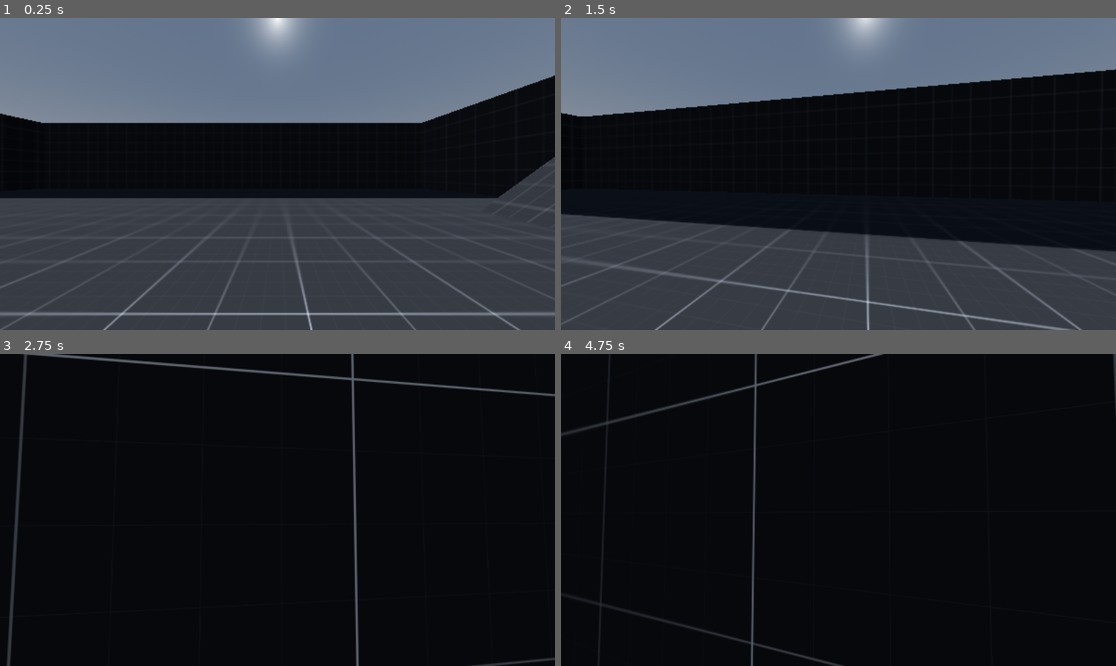
Above: before the commit, frames 1-4 (two rows, left to right).
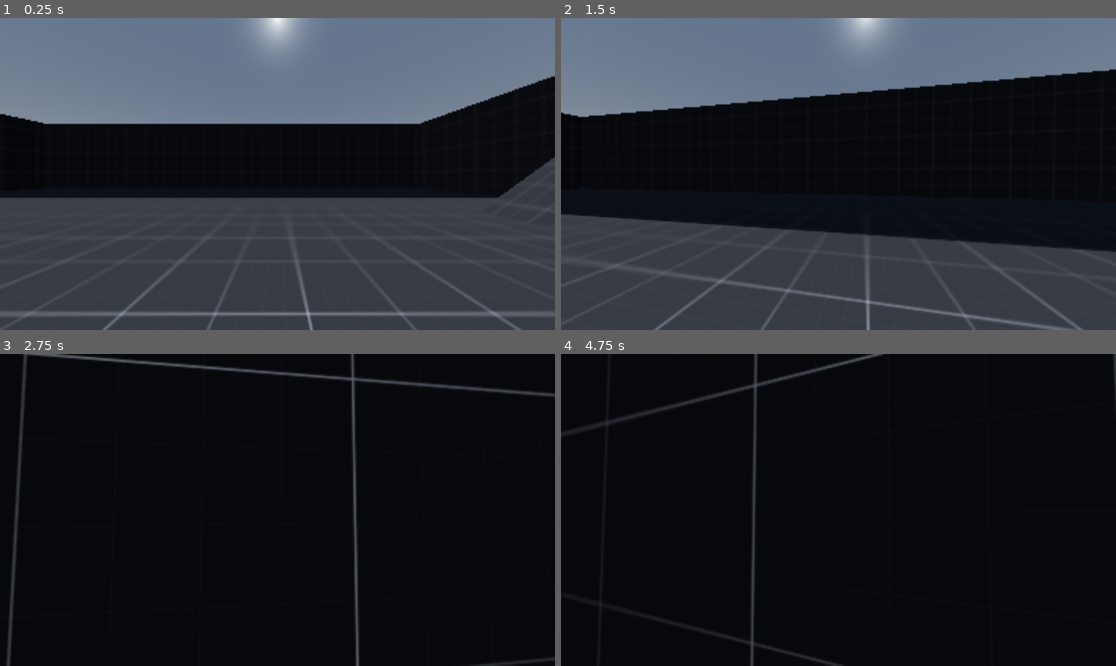
Above: after the commit, the same moments.

Repository: TuxTheAstronaut/Godot4-Quake-Controller
Game: Godot game, scene res://Level/Level.tscn
The game is run twice, just before and just after one commit, with the same random seed, the same clock (stepped at 60 frames per second) and the same inputs.
Inputs (mouse positions are in pixels of both pictures, inside the frame that each line leads up to):
- Up to frame 1 (0.25 s): no input
- Up to frame 2 (1.5 s): tap Enter at 0.5 s; move the mouse to (866, 174) at 0.52 s; hold Space (jump) 0.53-1.28 s; hold W (forward) from 0.53 s (still down); move the mouse to (810, 174) at 1.27 s; tap C (crouch) at 1.35 s
- Up to frame 3 (2.75 s): keep holding W (forward); tap Space (jump) at 1.52, 1.55, 1.82 s; move the mouse to (288, 503) at 2.02 s; hold Space (jump) from 2.03 s (still down)
- Up to frame 4 (4.75 s): keep holding W (forward); move the mouse to (832, 516) at 2.77 s; release Space (jump) at 2.78 s; tap C (crouch) at 2.85, 4.35 s; tap Space (jump) at 3.02, 3.05, 3.32, 4.52, 4.55 s; move the mouse to (877, 513) at 3.52 s; hold Space (jump) 3.53-4.28 s; move the mouse to (794, 506) at 4.27 s

The runs differ from the first frame. In frame 1, 0.5% of the frame differs, in the area x 0-100%, y 18-100%; in frame 2, 0.4%; in frame 3, 0.1%; in frame 4, 0.2%.

Commit message:
cleaned up some code

Diff:
--- a/MarginContainer.gd
+++ /dev/null
@@ -1,8 +0,0 @@
-extends MarginContainer
-
-@export var player = NodePath()
-@onready var _player = get_node(player)
-
-func _physics_process(delta):
-	$HBoxContainer/VBoxContainer/FPS.text = "FPS: " + str(Performance.get_monitor(Performance.TIME_FPS))
-	$HBoxContainer/VBoxContainer/Velocity.text = "Velocity " + str(_player.vel.length())
--- a/Scenes/Player.gd
+++ b/Scenes/Player.gd
@@ -25,7 +25,6 @@
 var GRAVITY : float = 20.0
 var JUMP_FORCE : float = 8.5
 var AIR_CONTROL : float = 0.3
-var AUTO_JUMP : bool = true
 
 var GROUND_SETTINGS : MovementSettings = MovementSettings.new(10.0, 14.0, 10.0)
 var AIR_SETTINGS : MovementSettings = MovementSettings.new(7.0, 2.0, 2.0)
@@ -103,13 +102,7 @@
 
 # Player can queue the next jump before hitting the ground
 func queue_jump() -> void:
-	if AUTO_JUMP:
-		jump_queued = Input.is_action_pressed("jump")
-		return
-	if Input.is_action_pressed("jump") and !jump_queued:
-		jump_queued = true
-	if Input.is_action_pressed("jump"):
-		jump_queued = false
+	jump_queued = Input.is_action_pressed("jump")
 
 # Air movement
 func air_move(delta : float) -> void:
@@ -161,10 +154,8 @@
 		vel.z *= speed + target_dir.z * k
 		vel = vel.normalized()
 		dir_norm = vel
-	vel.x *= speed
+	vel *= speed
 	vel.y = z_speed
-	vel.z *= speed
-
 
 # Ground movement
 func ground_move(delta : float) -> void:
--- a/project.godot
+++ b/project.godot
@@ -80,5 +80,5 @@
 [rendering]
 
 scaling_3d/mode=1
-scaling_3d/scale=0.75
+scaling_3d/scale=0.5
 environment/default_environment="res://default_env.tres"
